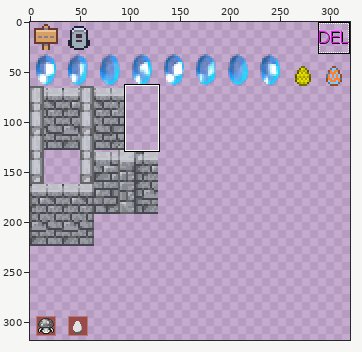
Edited in one commit: sprite sheet (www/assets/objects.png). Above: a wide view before the commit, with the close-up outlined.
Close-up. Before the edit:
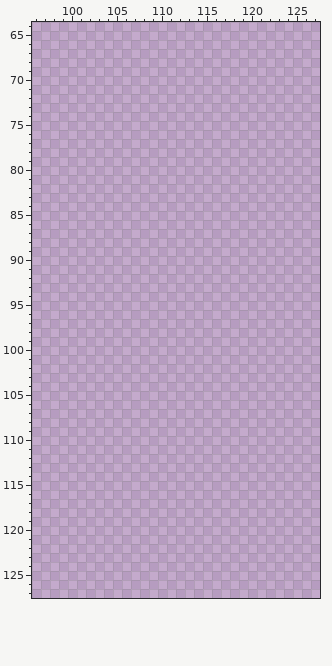
The file is 320x320 pixels. Pixels under 10% opacity are left out. Colours within 5 levels of each other are drawn and written as one. Shown: x 96..127, y 64..127. The wide view leaves out empty margins.
New version:
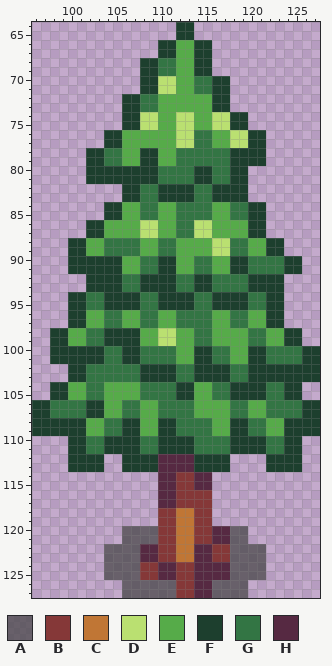
Palette (. is transparent): A #444444b8  B #853838  C #c07635  D #bae071  E #56ab49  F #1d3f2e  G #337544  H #562942
What changed:
Changed rows in their new state; - is an unchanged pixel.
first column x 96:
 64 ----------------FF--------------
 65 ----------------FF--------------
 66 --------------FFEEFF------------
 67 --------------FFEEFF------------
 68 ------------FFGGEEFF------------
 69 ------------FFGGEEFF------------
 70 ------------FFDDEEGGFF----------
 71 ------------FFDDEEGGFF----------
 72 ----------FFGGEEEEEEFF----------
 73 ----------FFGGEEEEEEFF----------
 74 ----------FFDDEEDDEEDDFF--------
 75 ----------FFDDEEDDEEDDFF--------
 76 --------FFEEEEEEDDGGEEDDFF------
 77 --------FFEEEEEEDDGGEEDDFF------
 78 ------FFGGEEFFEEGGGGGGFFFF------
 79 ------FFGGEEFFEEGGGGGGFFFF------
 80 ------FFFFFFFFGGGGFFGGFF--------
 81 ------FFFFFFFFGGGGFFGGFF--------
 82 ----------FFGGFFFFGGFFFF--------
 83 ----------FFGGFFFFGGFFFF--------
 84 --------FFEEGGEEGGGGEEGGFF------
 85 --------FFEEGGEEGGGGEEGGFF------
 86 ------FFEEEEDDEEGGDDEEEEFF------
 87 ------FFEEEEDDEEGGDDEEEEFF------
 88 ----FFEEGGGGEEGGEEEEDDGGEEFF----
 89 ----FFEEGGGGEEGGEEEEDDGGEEFF----
 90 ----FFFFFFEEGGFFEEGGEEFFGGGGFF--
 91 ----FFFFFFEEGGFFEEGGEEFFGGGGFF--
 92 ------FFFFGGFFFFGGFFGGGGFFFF----
 93 ------FFFFGGFFFFGGFFGGGGFFFF----
 94 ----FFGGFFFFGGFFFFGGFFFFGGFF----
 95 ----FFGGFFFFGGFFFFGGFFFFGGFF----
 96 ----FFEEGGEEGGEEGGGGEEGGEEFF----
 97 ----FFEEGGEEGGEEGGGGEEGGEEFF----
 98 --FFEEGGFFFFEEDDEEGGEEEEGGEEFF--
 99 --FFEEGGFFFFEEDDEEGGEEEEGGEEFF--
100 --FFFFFFGGFFGGGGEEFFGGEEFFGGGGFF
101 --FFFFFFGGFFGGGGEEFFGGEEFFGGGGFF
102 ----FFGGGGGGFFFFGGFFFFGGFFFFFFFF
103 ----FFGGGGGGFFFFGGFFFFGGFFFFFFFF
104 --FFEEGGEEEEGGGGFFEEGGFFFFGGFF--
105 --FFEEGGEEEEGGGGFFEEGGFFFFGGFF--
106 FFGGGGFFEEGGEEGGGGEEEEGGEEGGGGFF
107 FFGGGGFFEEGGEEGGGGEEEEGGEEGGGGFF
108 FFFFFFEEGGFFEEFFGGGGEEFFGGEEFFFF
109 FFFFFFEEGGFFEEFFGGGGEEFFGGEEFFFF
110 ----FFGGFFFFGGFFFFGGGGFFFFGGFF--
111 ----FFGGFFFFGGFFFFGGGGFFFFGGFF--
112 ----FFFF--FFFFHHHHFFFF----FFFF--
113 ----FFFF--FFFFHHHHFFFF----FFFF--
114 --------------HHBBHH------------
115 --------------HHBBHH------------
116 --------------HHBBBB------------
117 --------------HHBBBB------------
118 --------------BBCCBB------------
119 --------------BBCCBB------------
120 ----------AAAABBCCBBHHAA--------
121 ----------AAAABBCCBBHHAA--------
122 --------AAAAHHBBCCHHBBAAAA------
123 --------AAAAHHBBCCHHBBAAAA------
124 --------AAAABBHHBBHHHHAAAA------
125 --------AAAABBHHBBHHHHAAAA------
126 ----------AAAAAABBHHAAAA--------
127 ----------AAAAAABBHHAAAA--------
Changed places in both close-ups, as pixel boxes (x1, y1, x2, y2):
added: (32, 22, 320, 598)
